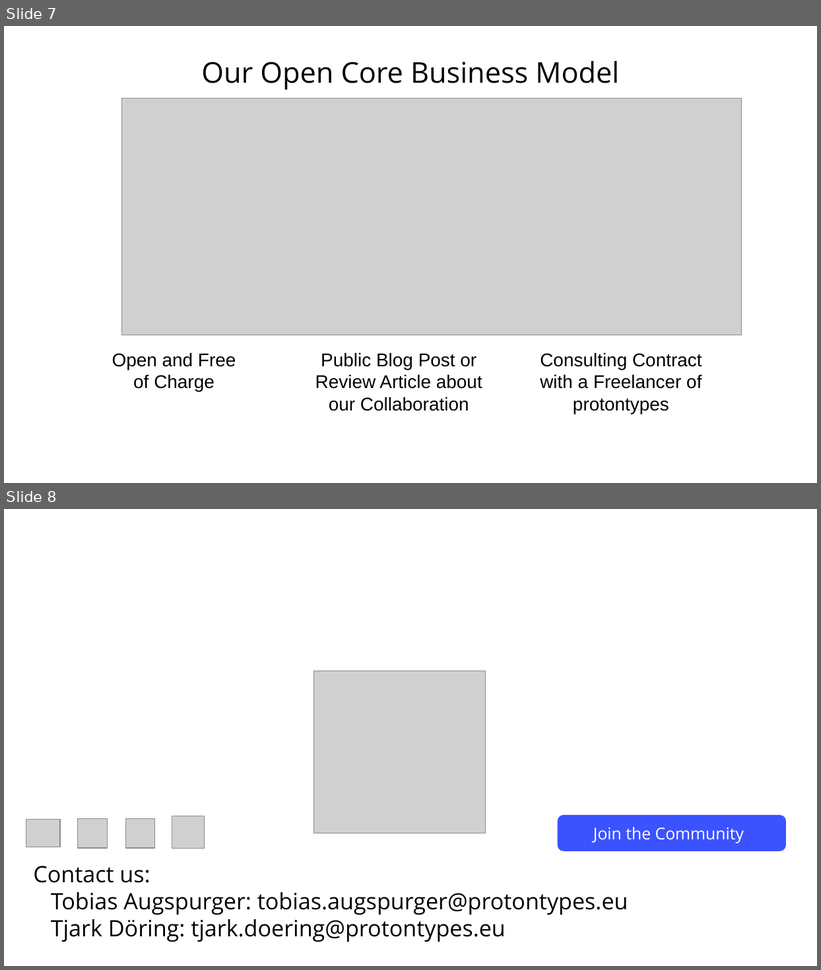
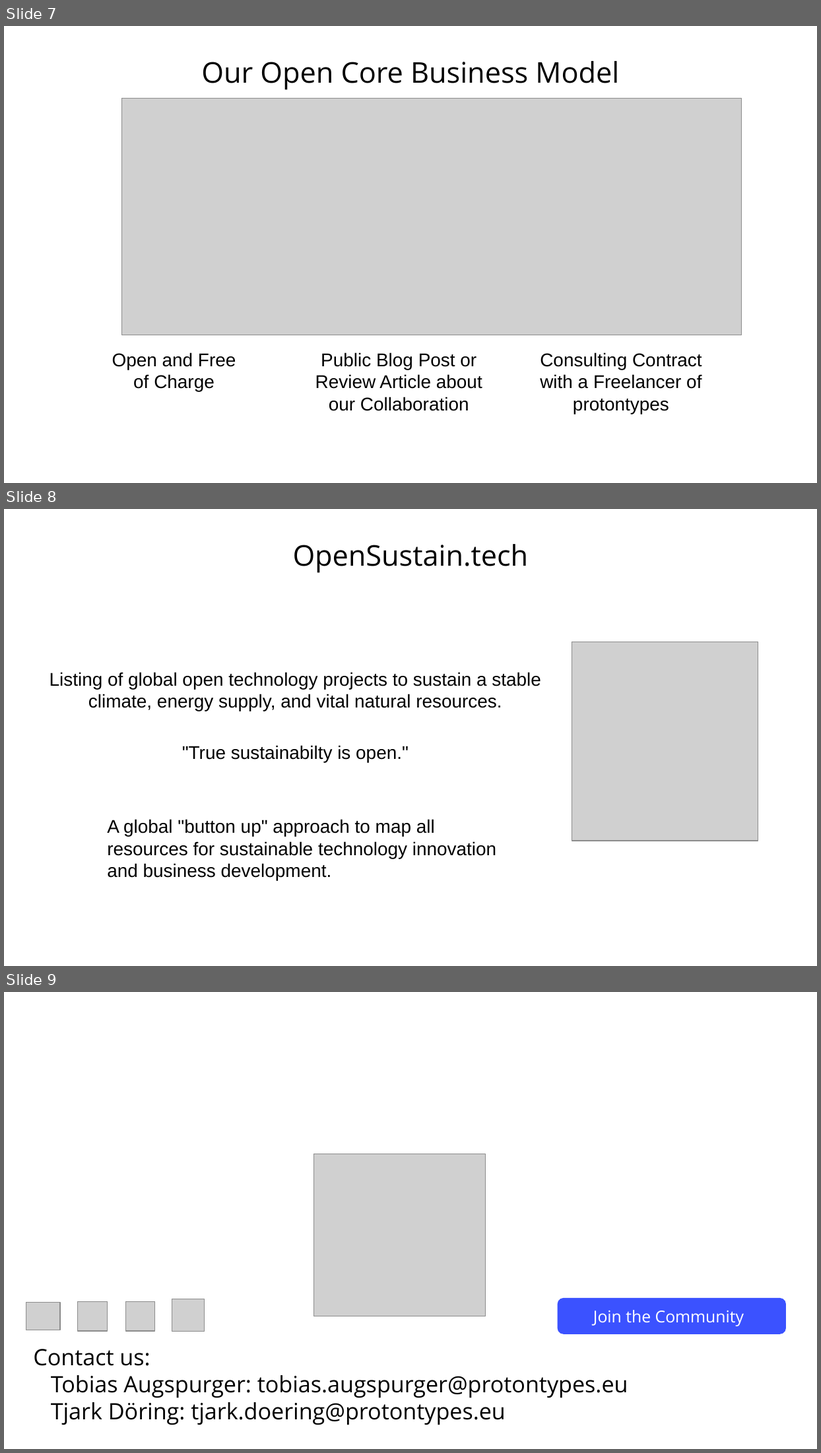
Before and after one commit to protontypes/documents, a slide deck: slides/protontypes_services_and_support.odp. Shown one above the other, each under a label of ours: slides 7 and 8 before the commit, slides 7, 8 and 9 after it. The pictures are 821x970 and 821x1453 pixels, drawn with LibreOffice and Linux fonts; fonts in the diff are those of the drawing; grey boxes stand for pictures; background and template pictures are left out. Boxes give left, top, right and bottom in pixels: in the first picture for what was removed or moved away, otherwise in the second. Text is boxed around its words. In the diff, an @@ line names an element or a change of style, - is before the commit and + after.

```diff
--- a/slides/protontypes_services_and_support.odp
+++ b/slides/protontypes_services_and_support.odp
@@ slide 8 added at (4,509,817,966), background #FFFFFF @@
@@ title added at (293,544,529,573), 27.9 pt, text #000000 @@
+OpenSustain.tech
@@ picture added at (572,642,758,841) @@
@@ text added at (50,672,541,711), 18 pt, text #000000 @@
+Listing of global open technology projects to sustain a stable climate, energy supply, and vital natural resources.
@@ text added at (182,745,409,763), 18 pt, text #000000 @@
+"True sustainabilty is open."
@@ text added at (107,819,496,881), 18 pt, text #000000 @@
+A global "button up" approach to map all resources for sustainable technology innovation and business development.
@@ what was slide 8 is now slide 9 @@
```
Also in this commit, not shown: 2 other files.
